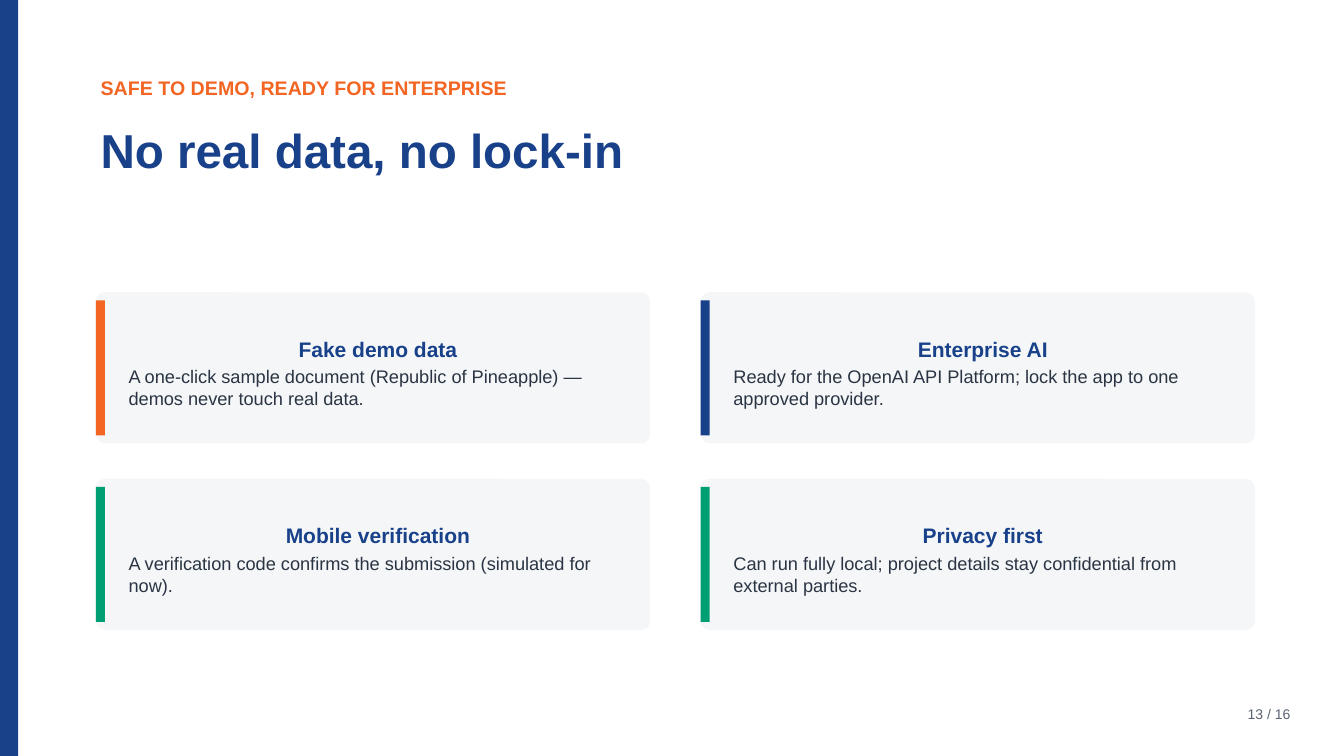
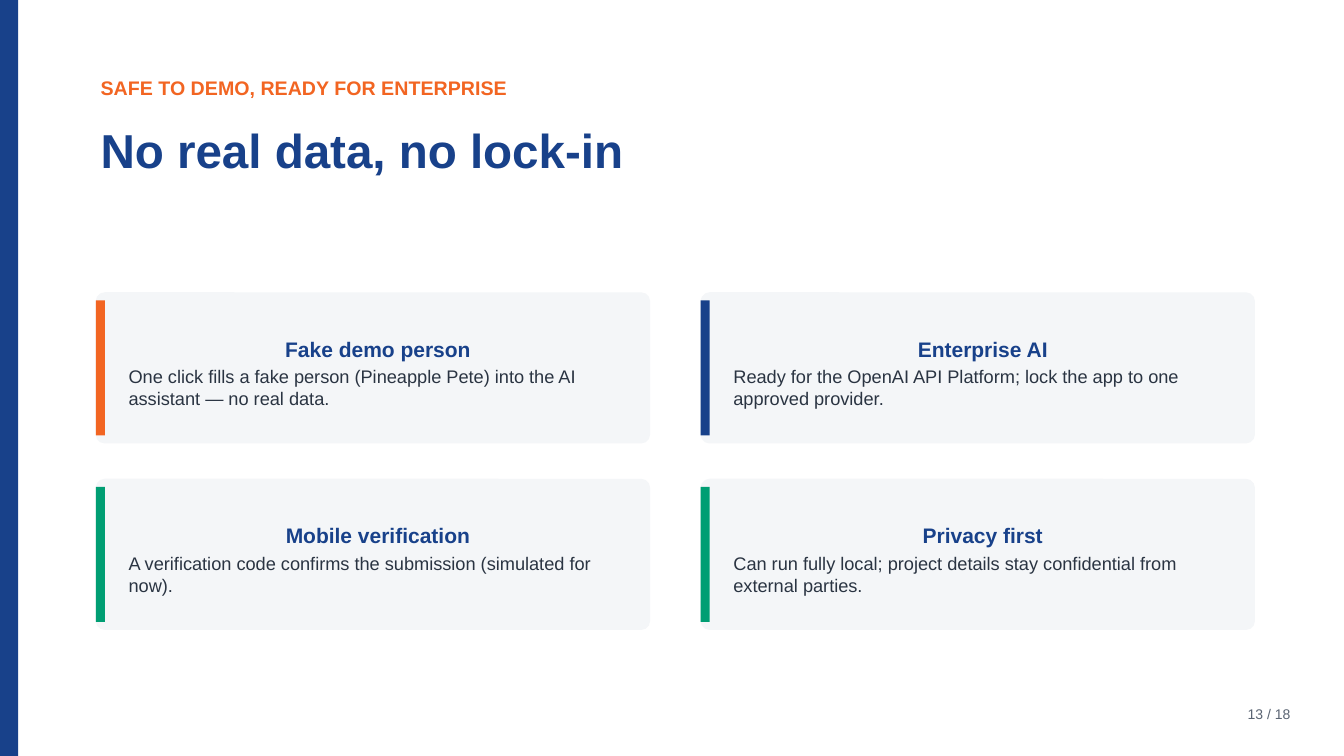
Before and after one commit to notmaineyy/ayyeye, a slide deck: slide 13 of pitch/acres_pitch_deck.pptx. Drawn at 1344x756 pixels with LibreOffice and Linux fonts; fonts in the diff are those of the drawing. Boxes give left, top, right and bottom in pixels: in the first picture for what was removed or moved away, otherwise in the second. Text is boxed around its words. In the diff, an @@ line names an element or a change of style, - is before the commit and + after.

Commit message:
Demo: generate sample person into AI assistant; MSD upload scoped to MSD-only; robust labelled+multi-pass extraction; deck rebrand to ACRESelerate with ChatGPT Enterprise, prototype notice and Singpass roadmap

```diff
--- a/pitch/acres_pitch_deck.pptx
+++ b/pitch/acres_pitch_deck.pptx
@@ text in rounded rectangle at bbox=[129, 341, 575, 405]: text changed @@
-Fake demo data
-A one-click sample document (Republic of Pineapple) — demos never touch real data.
+Fake demo person
+One click fills a fake person (Pineapple Pete) into the AI assistant — no real data.
```
Also in this commit, not shown: 15 other slides changed, 2 slides added, 8 other files.
